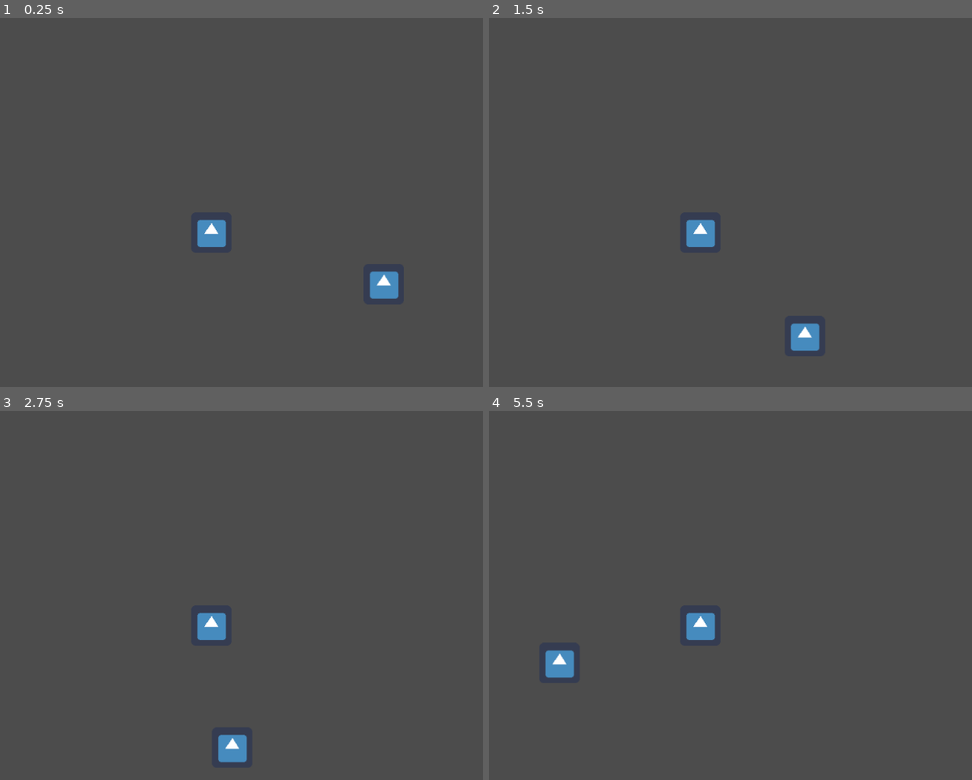
Above: before the commit, frames 1-4 (two rows, left to right).
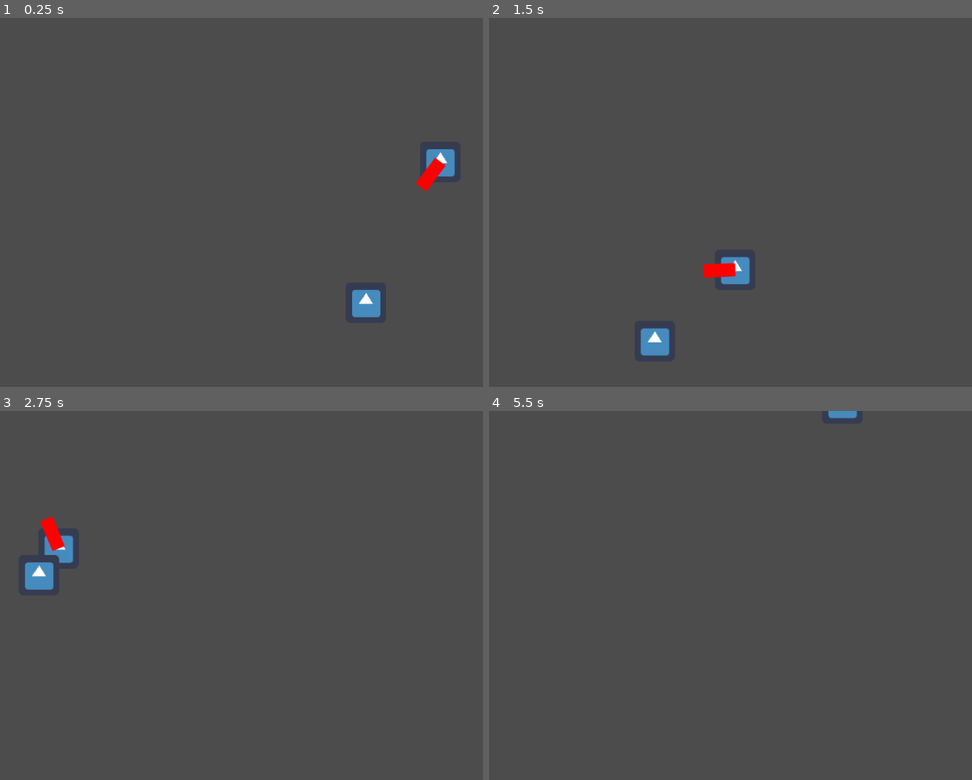
Above: after the commit, the same moments.

Repository: Rosthouse/GodotTest
Game: Godot game, scene res://Scenes/Steering/PursuityBoi.tscn
Two runs of this game, one before a commit and one after it. Both use one fixed random seed, a clock stepped at 60 frames per second and the inputs below. This scene is started directly instead of the project's main scene. The engine's default icon, where the game draws it, is replaced by a stand-in: a white triangle on a blue panel in a dark square.
Inputs (mouse positions are in pixels of both pictures, inside the frame that each line leads up to):
- Up to frame 1 (0.25 s): no input
- Up to frame 2 (1.5 s): move the mouse to (952, 187) at 0.52 s; hold Right (ui_right) 0.53-1.28 s; click (952, 187) at 0.6 s; move the mouse to (677, 224) at 1.27 s; hold Down (ui_down) from 1.28 s (still down); click (677, 224) at 1.35 s
- Up to frame 3 (2.75 s): move the mouse to (386, 518) at 2.02 s; release Down (ui_down) at 2.03 s; hold Right (ui_right) from 2.03 s (still down); click (386, 518) at 2.1 s
- Up to frame 4 (5.5 s): move the mouse to (778, 676) at 2.77 s; release Right (ui_right) at 2.78 s; hold Up (ui_up) 2.78-3.53 s; click (778, 676) at 2.85 s; move the mouse to (outside the picture) at 3.52 s; hold Left (ui_left) 3.53-5.03 s; click (outside the picture) at 3.6 s; move the mouse to (614, 543) at 4.27 s; click (614, 543) at 4.35 s; move the mouse to (841, 599) at 5.02 s; hold Down (ui_down) from 5.03 s (still down); click (841, 599) at 5.1 s

The runs differ from the first frame. In frame 1, 1.8% of the frame differs, in the area x 40-95%, y 35-82%; in frame 2, 1.9%, in the area x 31-69%, y 54-92%; in frame 3, 1.9%; in frame 4, 1.0%.
Error before the commit: Invalid set index 'previous_position' (on base: 'Sprite (Pursuer.gd)') with value of type 'Vector2'. (res://Scenes/Steering/Pursuer.gd:14)

Commit message:
Change: Fixed pursuite behaviour

Diff:
--- a/Scenes/Steering/Pursuer.gd
+++ b/Scenes/Steering/Pursuer.gd
@@ -6,10 +6,11 @@
 
 func _ready() -> void:
 	._ready()
-	target_previous_position = self.target.position
+	self.target_previous_position = self.target.position
 
 func get_direction() -> Vector2:
-	var direction = self.target.position + self.target_previous_position
-	var predicted_target = self.target.position + direction * t
-	self.previous_position = self.target.position
-	return (predicted_target - self.position).normalized()
+	var target_dir: Vector2 = (self.target.position - self.target_previous_position).normalized()
+	var predicted_target = self.target.position + target_dir * t
+	self.target_previous_position = self.target.position
+	var predicted_direction: Vector2 = (predicted_target - self.position).normalized()
+	return predicted_direction
--- a/Scenes/Steering/PursuityBoi.tscn
+++ b/Scenes/Steering/PursuityBoi.tscn
@@ -7,21 +7,21 @@
 [node name="PursuityBoi" type="Node2D"]
 
 [node name="Pursuer" type="Sprite" parent="."]
-position = Vector2( 340, 340 )
+position = Vector2( 724.75, 195.6 )
 texture = ExtResource( 1 )
 script = ExtResource( 2 )
 target_node = NodePath("../Prey")
 mass = 10.0
-max_force = 5.0
-max_speed = 2.0
+max_force = 20.0
+max_speed = 5.0
 debug = true
-t = 3.0
+t = 500.0
 
 [node name="Prey" type="Sprite" parent="."]
 position = Vector2( 630, 400 )
 texture = ExtResource( 1 )
 script = ExtResource( 3 )
-angle_per_second = 20.0
+angle_per_second = 50.0
 target = NodePath("../RotationCenter")
 
 [node name="RotationCenter" type="Position2D" parent="."]
